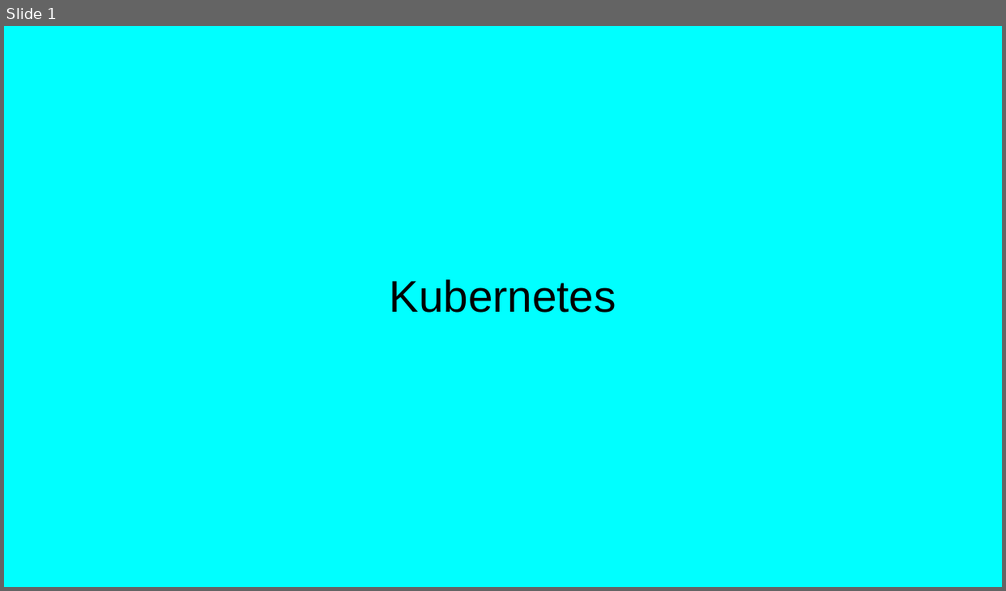
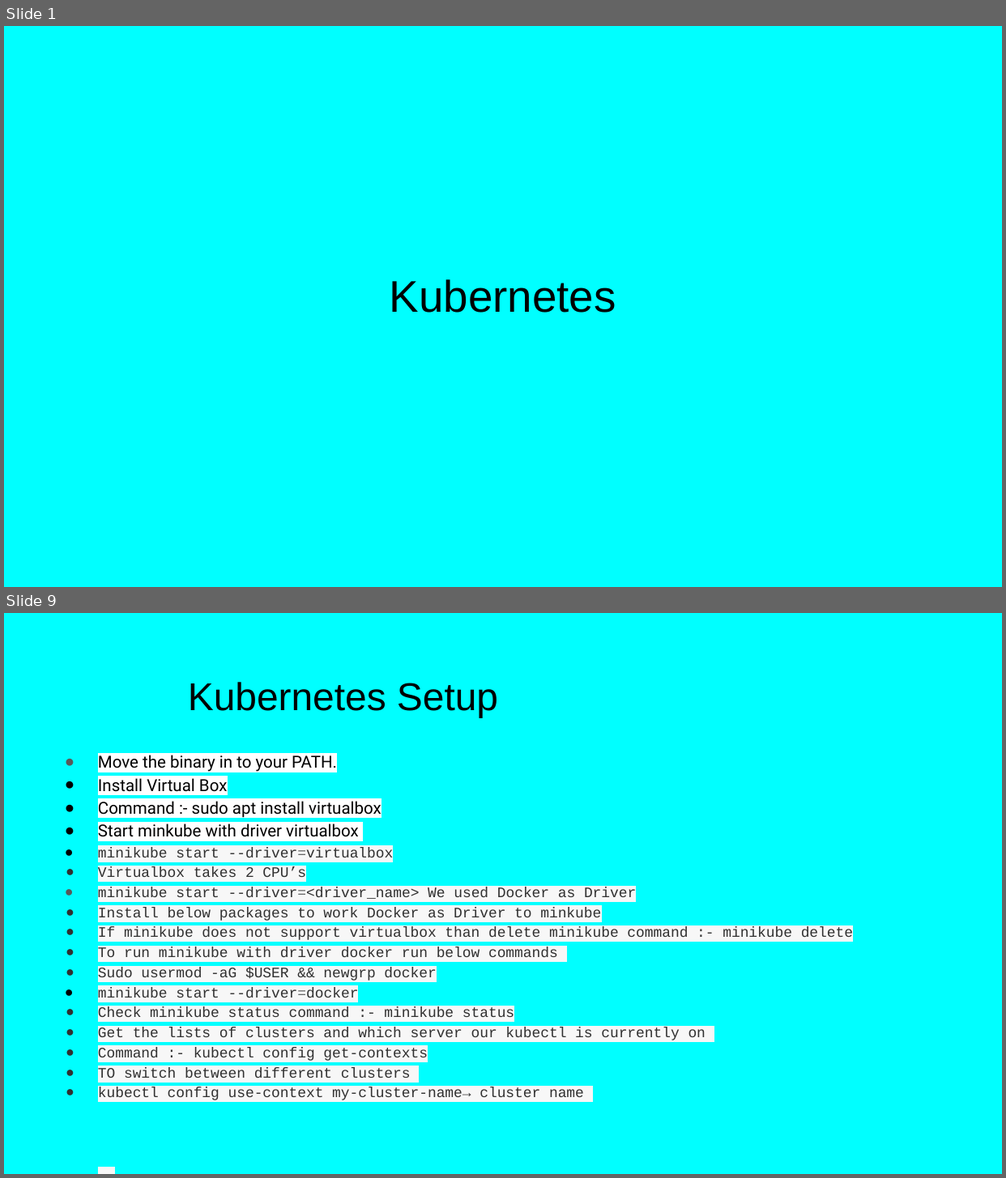
Before and after one commit to Balaji504/DevOpsProject, a slide deck: docs/Kubernetes.pptx. Shown one above the other, each under a label of ours: slide 1 before the commit, slides 1 and 9 after it; the slides between them are not shown. The pictures are 1006x591 and 1006x1178 pixels, drawn with LibreOffice and Linux fonts; fonts in the diff are those of the drawing. Boxes give left, top, right and bottom in pixels: in the first picture for what was removed or moved away, otherwise in the second. Text is boxed around its words. In the diff, an @@ line names an element or a change of style, - is before the commit and + after.

Commit message:
Deploy springboot using kubernetes
Deploy springboot using kubernetes

```diff
--- a/docs/Kubernetes.pptx
+++ b/docs/Kubernetes.pptx
@@ slide 9 added at <box>4,613,1002,1174</box>, background #00FFFF @@
@@ title added at <box>188,682,498,717</box>, 28 pt, text #000000 @@
+Kubernetes Setup
@@ text added at <box>98,752,853,1101</box>, 10.5 pt, text #303030 @@
+● Move the binary in to your PATH.
+● Install Virtual Box
+● Command :- sudo apt install virtualbox
+● Start minkube with driver virtualbox
+● minikube start --driver=virtualbox
+● Virtualbox takes 2 CPU’s
+● minikube start --driver=<driver_name> We used Docker as Driver
+● Install below packages to work Docker as Driver to minkube
+● If minikube does not support virtualbox than delete minikube command :- minikube delete
+● To run minikube with driver docker run below commands
+● Sudo usermod -aG $USER && newgrp docker
+● minikube start --driver=docker
+● Check minikube status command :- minikube status
+● Get the lists of clusters and which server our kubectl is currently on
+● Command :- kubectl config get-contexts
+● TO switch between different clusters
+● kubectl config use-context my-cluster-name→ cluster name
```
Also in this commit, not shown: 4 slides changed, 15 other slides added, 2 other files.
